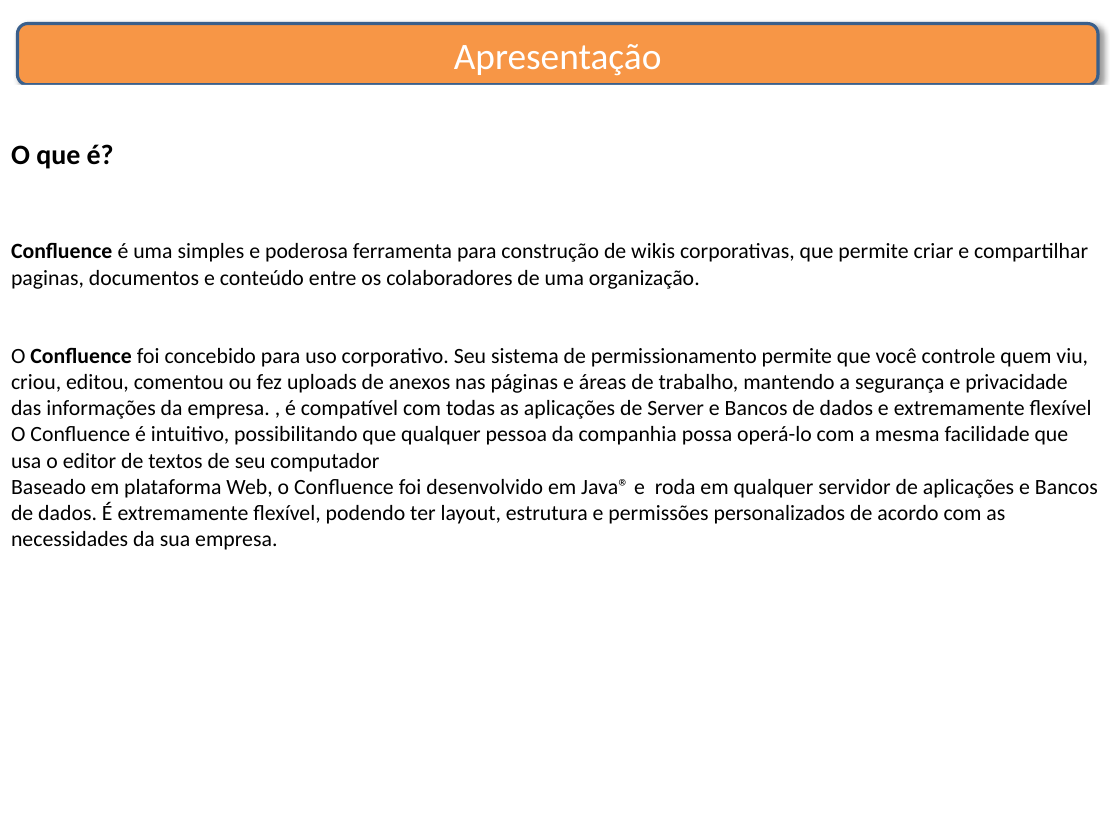
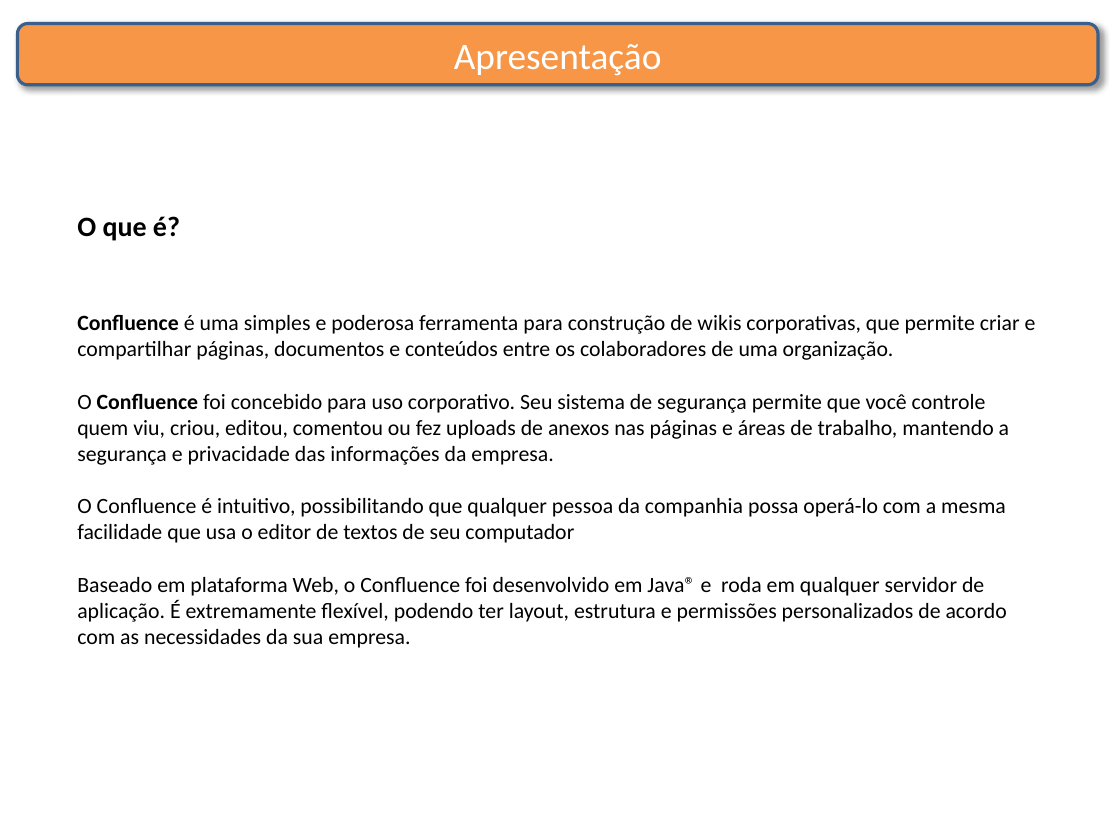
Before and after one commit to saraivagit/projeto, a slide deck: slide 2 of FerramentaConfluence.pptx. Drawn at 1120x840 pixels with LibreOffice and Linux fonts; fonts in the diff are those of the drawing. Boxes give left, top, right and bottom in pixels: in the first picture for what was removed or moved away, otherwise in the second. Text is boxed around its words. In the diff, an @@ line names an element or a change of style, - is before the commit and + after.

```diff
--- a/FerramentaConfluence.pptx
+++ b/FerramentaConfluence.pptx
@@ text "O que é?": place and size @@
-text "O que é?" at [0, 85, 1116, 690]
+text "O que é?" at [77, 216, 1036, 648]
@@ text at [77, 314, 1036, 465]: text changed @@
-Confluence é uma simples e poderosa ferramenta para construção de wikis corporativas, que permite criar e compartilhar paginas, documentos e conteúdo entre os colaboradores de uma organização.
-O Confluence foi concebido para uso corporativo. Seu sistema de permissionamento permite que você controle quem viu, criou, editou, comentou ou fez uploads de anexos nas páginas e áreas de trabalho, mantendo a segurança e privacidade das informações da empresa. , é compatível com todas as aplicações de Server e Bancos de dados e extremamente flexível
+Confluence é uma simples e poderosa ferramenta para construção de wikis corporativas, que permite criar e compartilhar páginas, documentos e conteúdos entre os colaboradores de uma organização.
+O Confluence foi concebido para uso corporativo. Seu sistema de segurança permite que você controle quem viu, criou, editou, comentou ou fez uploads de anexos nas páginas e áreas de trabalho, mantendo a segurança e privacidade das informações da empresa.
@@ text at [77, 577, 1007, 648]: text changed @@
-Baseado em plataforma Web, o Confluence foi desenvolvido em Java® e roda em qualquer servidor de aplicações e Bancos de dados. É extremamente flexível, podendo ter layout, estrutura e permissões personalizados de acordo com as necessidades da sua empresa.
+Baseado em plataforma Web, o Confluence foi desenvolvido em Java® e roda em qualquer servidor de aplicação. É extremamente flexível, podendo ter layout, estrutura e permissões personalizados de acordo com as necessidades da sua empresa.
```
Also in this commit, not shown: 2 other slides changed.
